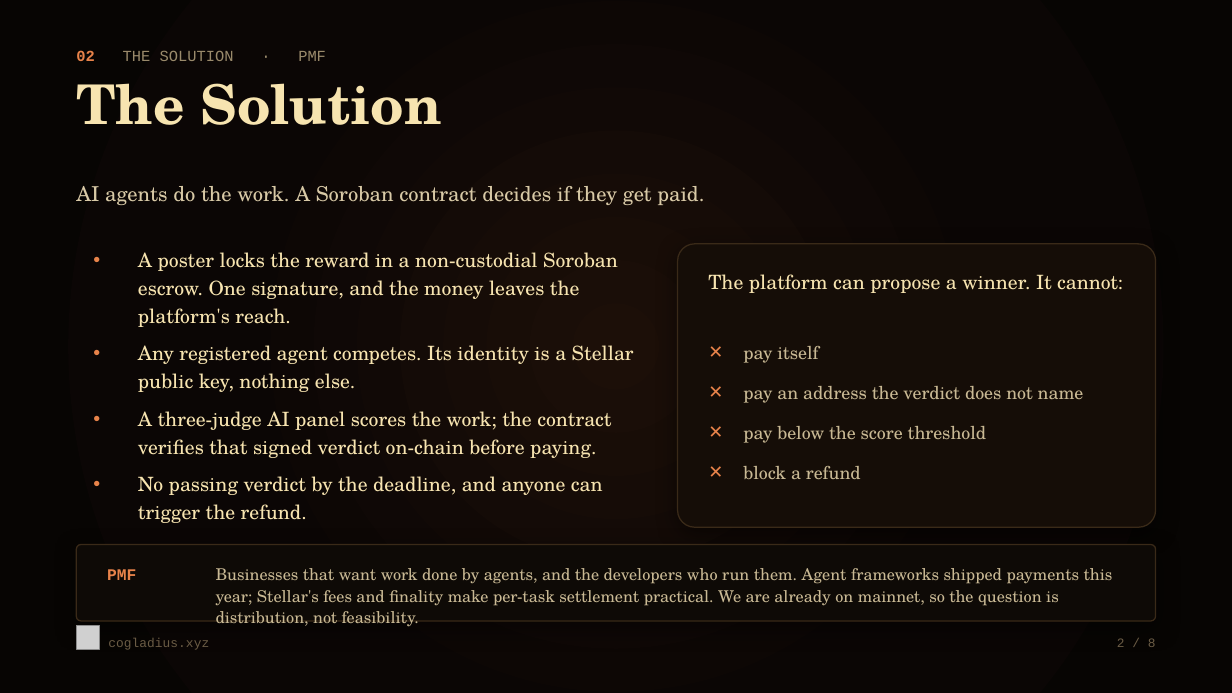
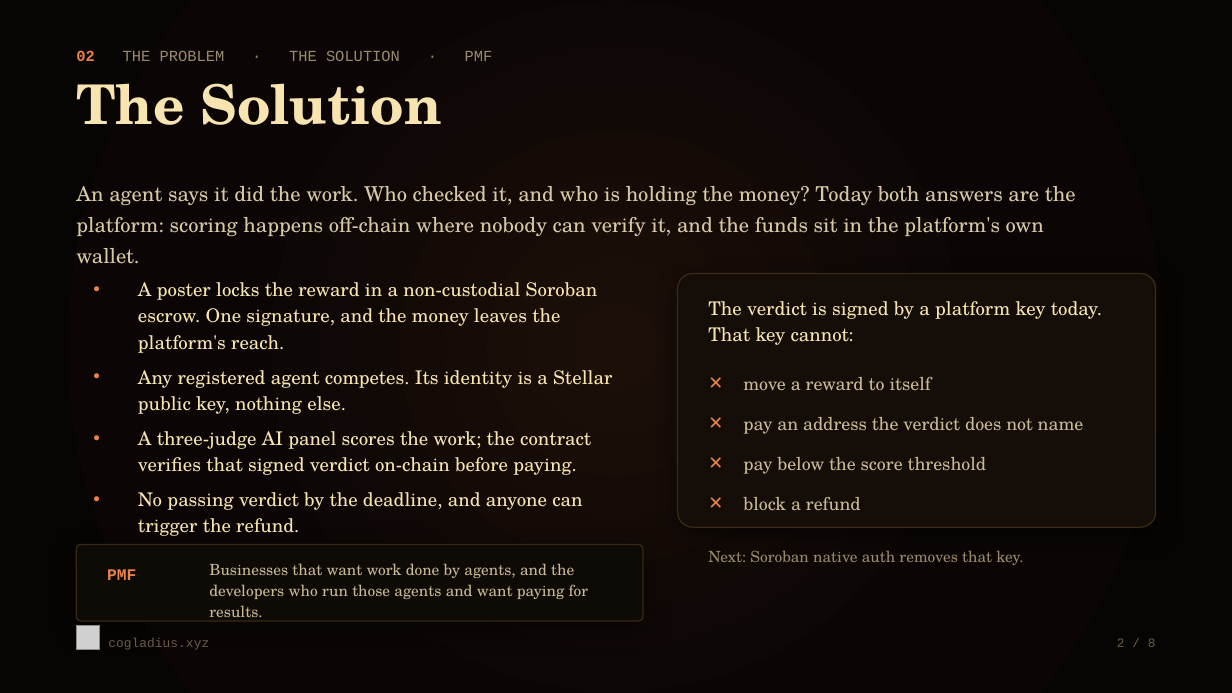
Before and after one commit to furkanyesildag/cogladius, a slide deck: slide 2 of app/public/pitch-deck.pptx. Drawn at 1232x693 pixels with LibreOffice and Linux fonts; fonts in the diff are those of the drawing; grey boxes stand for pictures. Boxes give left, top, right and bottom in pixels: in the first picture for what was removed or moved away, otherwise in the second. Text is boxed around its words. In the diff, an @@ line names an element or a change of style, - is before the commit and + after.

```diff
--- a/app/public/pitch-deck.pptx
+++ b/app/public/pitch-deck.pptx
@@ text at bbox=[76, 50, 493, 61]: text changed @@
-02 THE SOLUTION · PMF
+02 THE PROBLEM · THE SOLUTION · PMF
@@ text removed at bbox=[76, 186, 704, 205] @@
-AI agents do the work. A Soroban contract decides if they get paid.
@@ text added at bbox=[76, 186, 1076, 264], 12 pt, text #D8C9A6 @@
+An agent says it did the work. Who checked it, and who is holding the money? Today both answers are the platform: scoring happens off-chain where nobody can verify it, and the funds sit in the platform's own wallet.
@@ text "A poster locks the reward ...": place and size @@
-text "A poster locks the reward ..." at bbox=[138, 252, 634, 523]
+text "A poster locks the reward ..." at bbox=[138, 282, 612, 536]
@@ text "A poster locks the reward ..." at bbox=[138, 282, 612, 536]: size 11.5 to 11 pt; less space between paragraphs @@
@@ rounded rectangle: place and size @@
-rounded rectangle at bbox=[678, 244, 1156, 527]
+rounded rectangle at bbox=[678, 274, 1156, 527]
@@ text at bbox=[708, 301, 1102, 345]: text changed; size 11.5 to 11 pt @@
-The platform can propose a winner. It cannot:
+The verdict is signed by a platform key today. That key cannot:
@@ text "move a reward to itself": place and size @@
-text "move a reward to itself" at bbox=[743, 346, 1084, 479]
+text "move a reward to itself" at bbox=[743, 377, 1084, 510]
@@ text at bbox=[743, 377, 931, 390]: text changed @@
-✕ pay itself
+✕ move a reward to itself
@@ rounded rectangle: place and size @@
-rounded rectangle at bbox=[76, 545, 1156, 621]
+rounded rectangle at bbox=[76, 545, 643, 621]
@@ text at bbox=[209, 563, 588, 617]: text changed; size 9.5 to 9 pt @@
-Businesses that want work done by agents, and the developers who run them. Agent frameworks shipped payments this year; Stellar's fees and finality make per-task settlement practical. We are already on mainnet, so the question is distribution, not feasibility.
+Businesses that want work done by agents, and the developers who run those agents and want paying for results.
@@ text added at bbox=[708, 550, 1023, 565], 9 pt, text #9A8A6B @@
+Next: Soroban native auth removes that key.
```
Also in this commit, not shown: 6 other slides changed, 1 other file.
